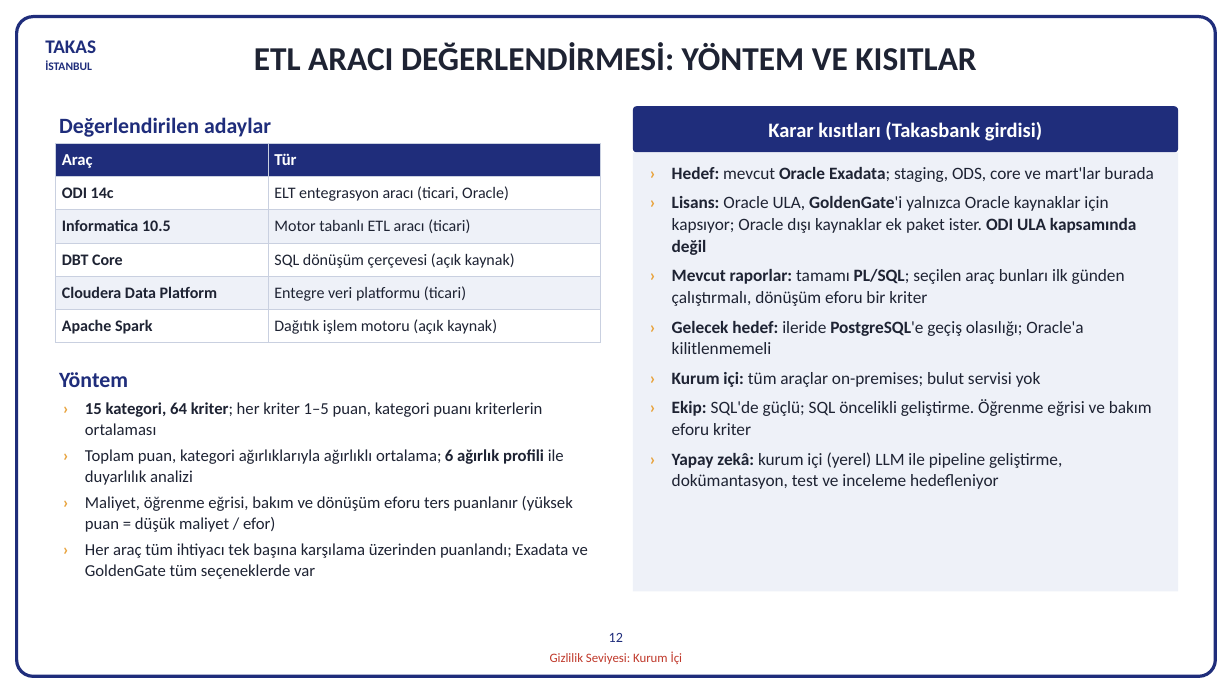
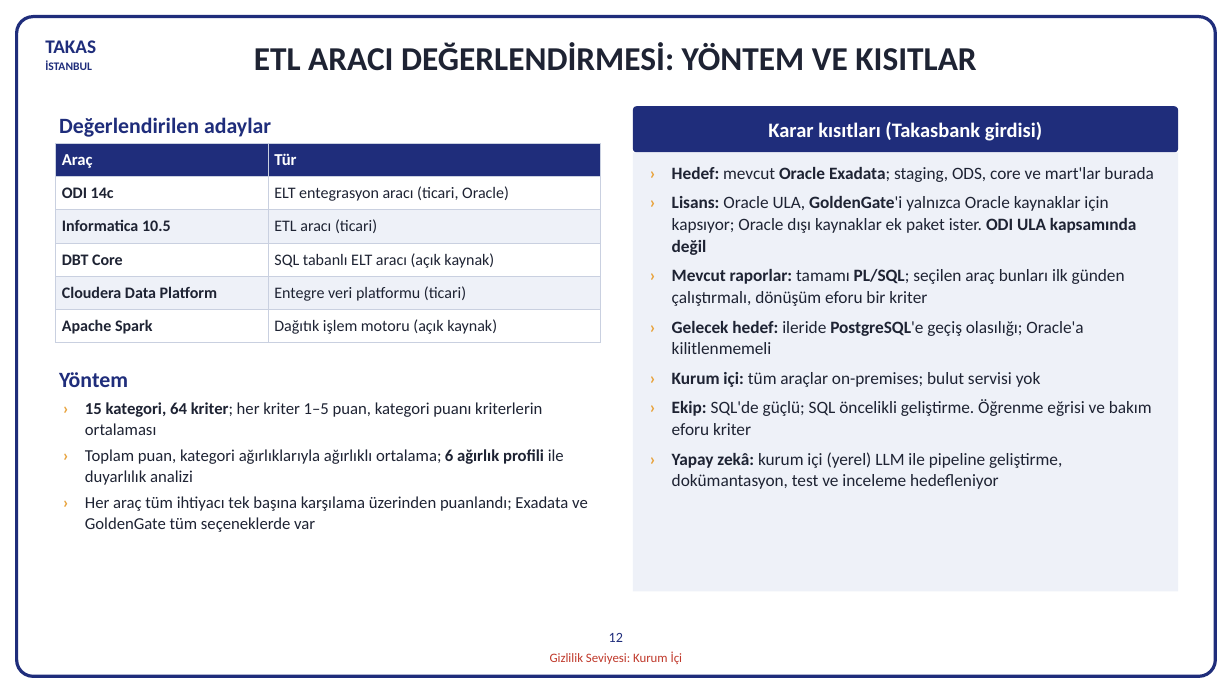
Before and after one commit to hanifidemirel0/Cursor-Projects, a slide deck: slide 12 of outputs/dwh-sunum-kasim-2026/5 - DWHSunum_Kasim2026.pptx. Drawn at 1232x693 pixels with LibreOffice and Linux fonts; fonts in the diff are those of the drawing. Boxes give left, top, right and bottom in pixels: in the first picture for what was removed or moved away, otherwise in the second. Text is boxed around its words. In the diff, an @@ line names an element or a change of style, - is before the commit and + after.

```diff
--- a/outputs/dwh-sunum-kasim-2026/5 - DWHSunum_Kasim2026.pptx
+++ b/outputs/dwh-sunum-kasim-2026/5 - DWHSunum_Kasim2026.pptx
@@ table at (55,143,601,343) @@
-row 3, column 2: Motor tabanlı ETL aracı (ticari)
+row 3, column 2: ETL aracı (ticari)
-row 4, column 2: SQL dönüşüm çerçevesi (açık kaynak)
+row 4, column 2: SQL tabanlı ELT aracı (açık kaynak)
@@ text at (85,496,573,532): paragraph removed @@
-› Maliyet, öğrenme eğrisi, bakım ve dönüşüm eforu ters puanlanır (yüksek puan = düşük maliyet / efor)
```
Also in this commit, not shown: 2 other files.
